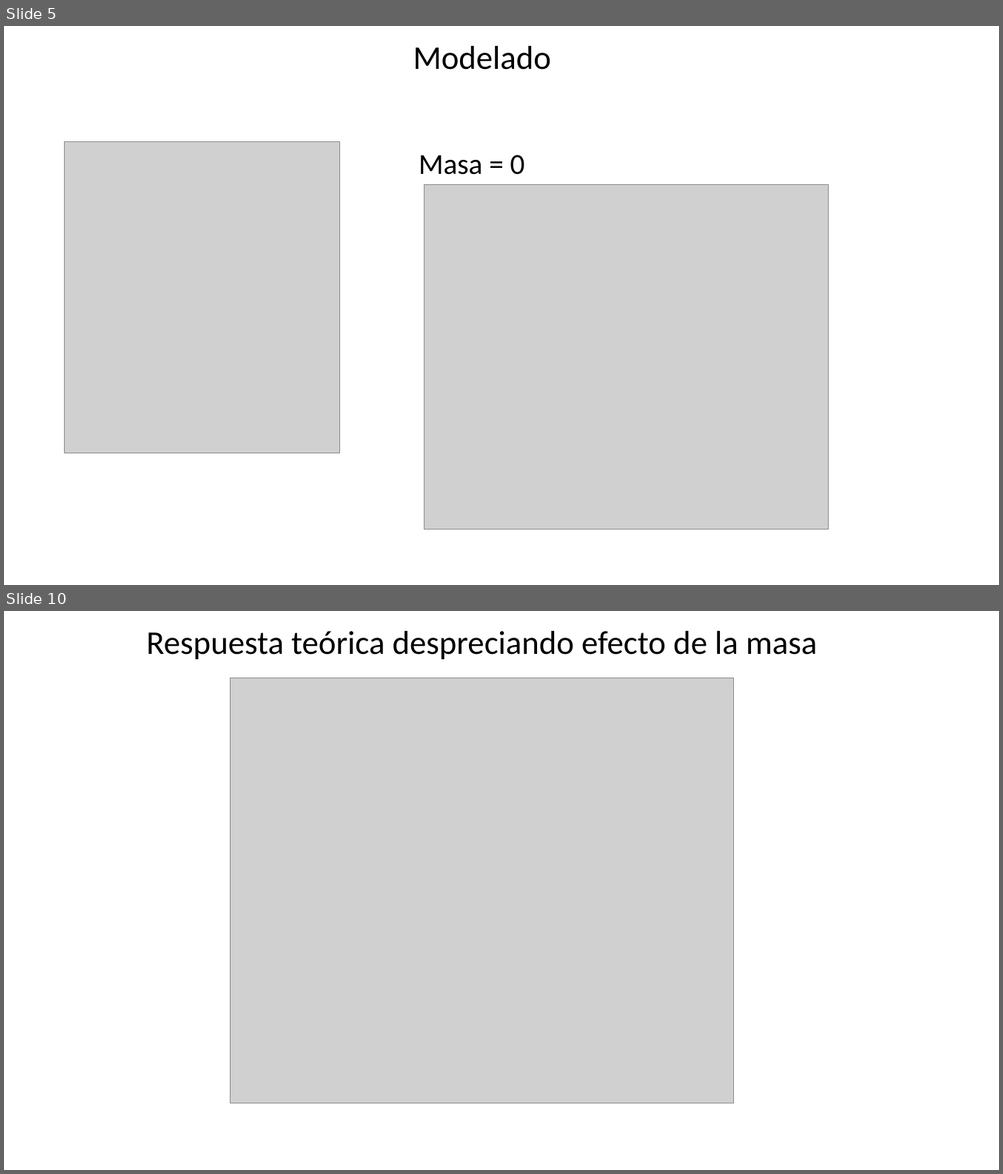
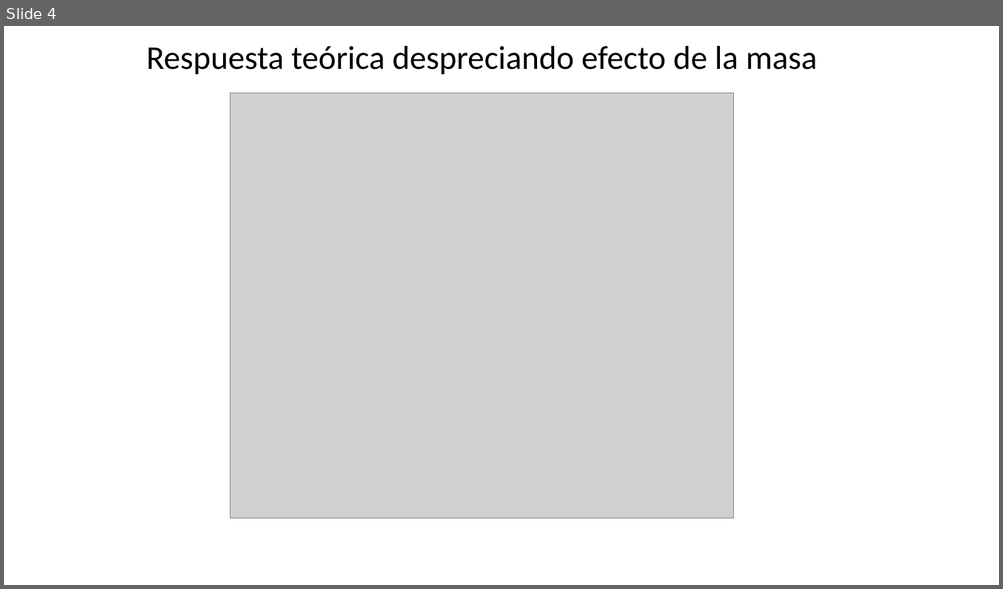
Before and after one commit to SimonMatdp/TFG-Mano-amiga, a slide deck: memoria/Actualizaciones/presentcion controladores.pptx. Shown one above the other, each under a label of ours: slides 5 and 10 before the commit, slide 4 after it; the slides between them are not shown. The pictures are 1003x1174 and 1003x589 pixels, drawn with LibreOffice and Linux fonts; fonts in the diff are those of the drawing; grey boxes stand for pictures. Boxes give left, top, right and bottom in pixels: in the first picture for what was removed or moved away, otherwise in the second. Text is boxed around its words. In the diff, an @@ line names an element or a change of style, - is before the commit and + after.

```diff
--- a/memoria/Actualizaciones/presentcion controladores.pptx
+++ b/memoria/Actualizaciones/presentcion controladores.pptx
@@ slide 5 removed at [4,26,999,585], background #FFFFFF @@
@@ title removed at [413,46,552,70] @@
-Modelado
@@ picture removed at [65,141,340,453] @@
@@ text removed at [418,155,525,175] @@
-Masa = 0
@@ picture removed at [424,184,828,529] @@
@@ what was slide 10 is now slide 4 @@
```
Also in this commit, not shown: 3 slides changed, 6 other slides removed, 33 other files.
